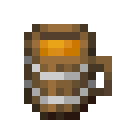
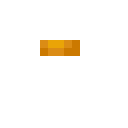
Layered file, before and after one edit (w=128, h=128). Changes by layer:
painted on "Liquid" over [40, 40, 80, 56]
removed layer "Tankard" over [24, 24, 112, 120]
